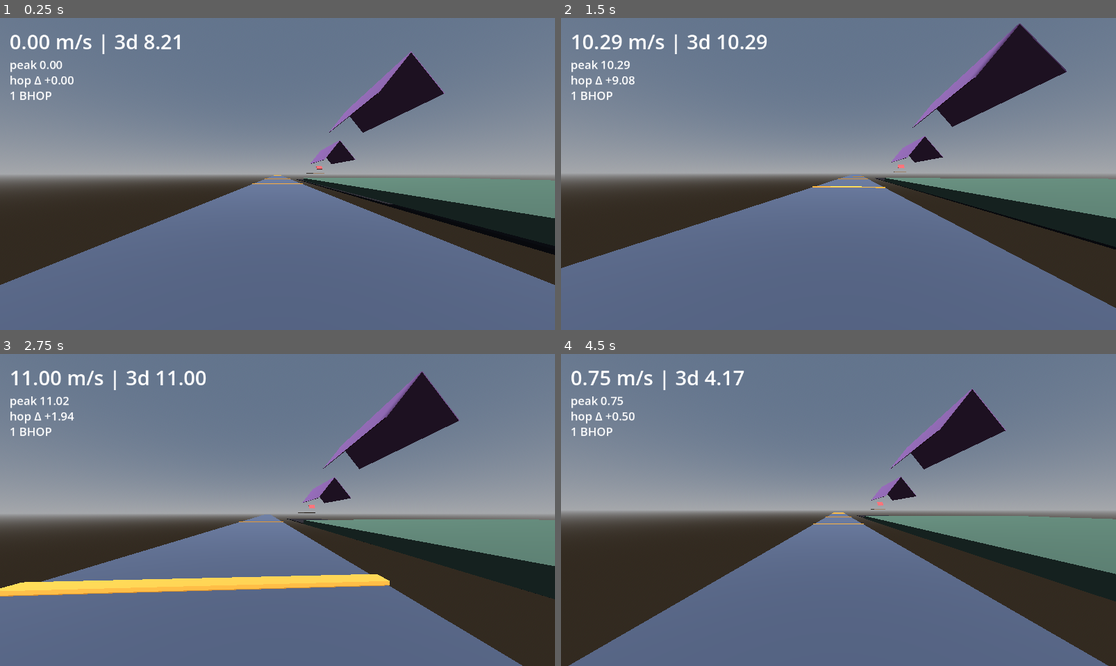
Above: before the commit, frames 1-4 (two rows, left to right).
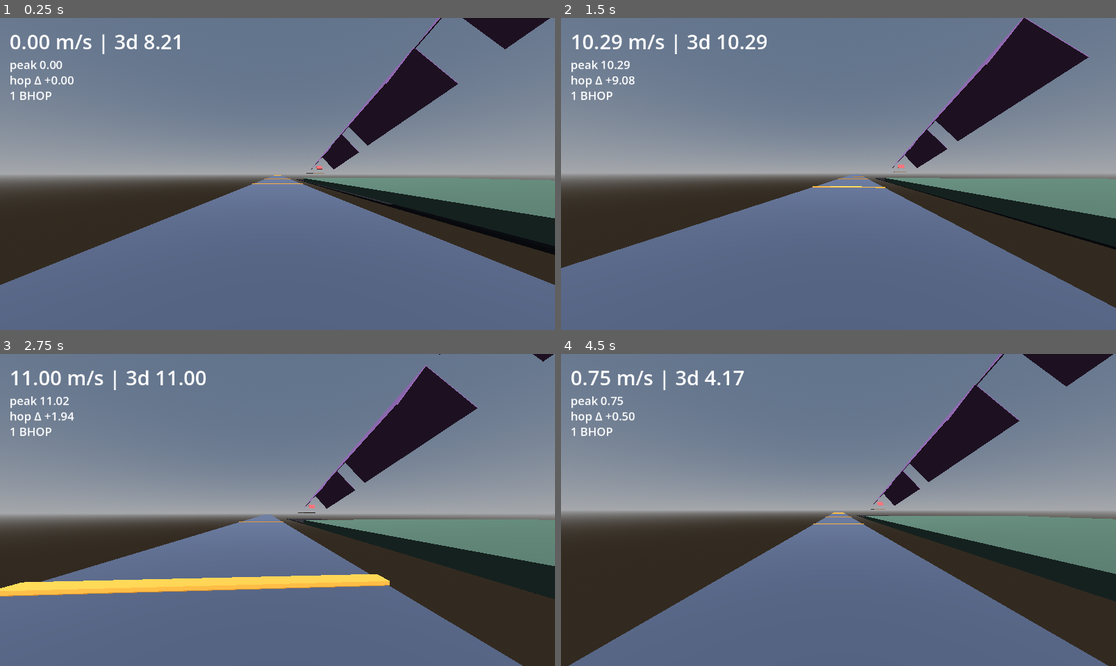
Above: after the commit, the same moments.

Repository: Crawford-Young/what-is-dark
Game: Godot game, scene res://scenes/momentum_lab.tscn
The game is run twice, just before and just after one commit, with the same random seed, the same clock (stepped at 60 frames per second) and the same inputs. This scene is started directly instead of the project's main scene.
Inputs (mouse positions are in pixels of both pictures, inside the frame that each line leads up to):
- Up to frame 1 (0.25 s): no input
- Up to frame 2 (1.5 s): tap Enter at 0.5 s; move the mouse to (866, 174) at 0.52 s; hold Q (glance) 0.53-1.28 s; hold W (move_forward) from 0.53 s (still down); click (866, 174) at 0.67 s; tap Space (jump) at 0.77 s; move the mouse to (810, 174) at 1.27 s; tap Shift at 1.35 s
- Up to frame 3 (2.75 s): keep holding W (move_forward); tap Space (jump) at 1.52 s; move the mouse to (288, 503) at 2.02 s; tap Alt at 2.1 s
- Up to frame 4 (4.5 s): keep holding W (move_forward); move the mouse to (832, 516) at 2.77 s; tap Ctrl at 2.85 s; click (832, 516) at 2.92 s; tap Space (jump) at 3.02, 3.77 s; move the mouse to (877, 513) at 3.52 s; tap R at 3.6 s; move the mouse to (794, 506) at 4.27 s; tap 1 at 4.35 s

The runs differ from the first frame. In frame 1, 2.3% of the frame differs, in the area x 55-100%, y 0-49%; in frame 2, 2.3%; in frame 3, 2.0%; in frame 4, 2.3%.

Commit message:
feat: pitch surf spines 12deg for forward-speed gain while holding into the wall
Co-Authored-By: Claude Fable 5 <noreply@anthropic.com>

Diff:
--- a/scripts/momentum_lab.gd
+++ b/scripts/momentum_lab.gd
@@ -5,10 +5,12 @@
 const STATIONS := [
 	{"label": "1 BHOP", "spawn": Vector3(0, 1.0, 5.0)},
 	{"label": "2 STRAFE", "spawn": Vector3(40, 1.0, 0.0)},
-	{"label": "3 SURF", "spawn": Vector3(90, 119.5, 24)},
+	{"label": "3 SURF", "spawn": Vector3(90, 113.5, 24)},
 ]
 const SURF_RAMP_ANGLE := 51.34  ## Momentum Mod 5:4-slope community build standard; descending
 ## stage — real surf maps never touch anything flat, speed comes from the descent itself
+const SPINE_PITCH := 12.0  ## descending-rail pitch; forward along-spine gravity gain =
+## g*sin(12) ≈ 7.3 m/s²
 const KICKER_ANGLE := 50.0  ## up-kicker face angle (separate from the ramp angle); dot(UP) =
 ## cos(50) ≈ 0.643 < 0.7 — steep enough to launch, not walk
 
@@ -83,21 +85,23 @@
 
 
 func _build_surf_run() -> void:
-	# Utopia-style descending stage: 3 ramps ridden on their OUTER faces (peak-pair convention),
-	# each lower than the last, with 20 m air-transfer gaps between them — the descent itself is
-	# the speed source, nothing flat is ever touched until the final pit/landing.
-	# Scaled up for a higher speed ceiling (physics/control constants untouched — geometry only).
-	# Faces widened 20 m -> 36 m (hw 10 -> 18) for a longer descent per ramp; bottom-edge chain
-	# and transfer relation preserved (next peak = previous bottom edge - 5.5, same 20 m gaps).
-	# Start platform: top y 118.5; player runs off -z edge onto ramp 1's peak region (peak_y 117.53, z 20).
-	_add_box(Vector3(90, 118.0, 26), Vector3(8, 1, 8), 0.0, Color(0.5, 0.4, 0.3))
-	# Ramp 1: peak_y 117.53, z span 20..-80. Bottom edges y ≈ 89.41 at x ≈ 90±22.49.
-	_ramp_pair(-30.0, SURF_RAMP_ANGLE, 117.53, 18.0, 100.0)
-	# Ramp 2: peak_y 83.91, z span -100..-200 (20 m transfer gap after R1). Bottom edges y ≈ 55.80.
-	_ramp_pair(-150.0, SURF_RAMP_ANGLE, 83.91, 18.0, 100.0)
-	# Ramp 3: peak_y 50.30, z span -220..-320 (20 m transfer gap after R2). Bottom edges y ≈ 22.18
-	# (R3 bottom edge preserved from the pre-widen stage so the kicker/landing chain is untouched).
-	_ramp_pair(-270.0, SURF_RAMP_ANGLE, 50.30, 18.0, 100.0)
+	# Utopia-style descending stage: 3 rail-pitched ramps, each lower than the last, with 20 m
+	# world-z air-transfer gaps between them. Every spine pitches SPINE_PITCH down along -z (a
+	# compound X+Z rotation per panel: Z-roll gives the two-sided ramp cross-section, X-pitch
+	# tilts the whole rolled rail) so gravity feeds FORWARD speed along the direction of travel,
+	# orthogonal to an into-hill A/D hold — holding lateral position and gaining speed coexist.
+	# Transfers are now end-of-rail forward flights (fly off the low/-z end into the next ramp's
+	# start), not lateral fall-off through a face's bottom edge.
+	# Start platform: top y 112.5; player runs off -z edge onto R1's start peak (90, 111.50, 20).
+	_add_box(Vector3(90, 112.0, 26), Vector3(8, 1, 8), 0.0, Color(0.5, 0.4, 0.3))
+	# Ramp 1: peak line start (90,111.50,20) -> end (90,90.71,-77.81); peak mid (90,101.105,-28.905).
+	_ramp_pair(-28.905, SURF_RAMP_ANGLE, 101.105, 18.0, 100.0)
+	# Ramp 2: peak line start (90,85.21,-97.81) -> end (90,64.42,-195.62) (20 m gap after R1);
+	# peak mid (90,74.815,-146.715). Start peak = R1's end peak - 5.5 (transfer relation preserved).
+	_ramp_pair(-146.715, SURF_RAMP_ANGLE, 74.815, 18.0, 100.0)
+	# Ramp 3: peak line start (90,58.92,-215.62) -> end (90,38.13,-313.43) (20 m gap after R2);
+	# peak mid (90,48.525,-264.525). Start peak = R2's end peak - 5.5.
+	_ramp_pair(-264.525, SURF_RAMP_ANGLE, 48.525, 18.0, 100.0)
 	# Up-kicker: raised + moved close to R3's exit (only 8 m past it, was 36 m) so mid-speed riders
 	# arrive shallow, not near-perpendicular -- clip retention depends on how parallel the arrival
 	# is to the face, not just landing inside the band (see report's post-clip energy table).
@@ -114,20 +118,48 @@
 	_add_box(Vector3(90, -12.5, -190), Vector3(80, 1, 480), 0.0, Color(0.08, 0.06, 0.08))
 
 
-func _ramp_pair(z_center: float, angle_deg: float, peak_y: float, half_width: float, length: float) -> void:
+## peak_mid_z/peak_mid_y are the world coordinates of the peak LINE's midpoint (x=90); each
+## panel's spine pitches SPINE_PITCH down along -z, so the peak-to-center offset picks up a
+## z-component (hw*sin(a)*sin(phi)) alongside the usual x/y roll offset.
+func _ramp_pair(peak_mid_z: float, angle_deg: float, peak_mid_y: float, half_width: float, length: float) -> void:
 	var a := deg_to_rad(angle_deg)
+	var phi := deg_to_rad(SPINE_PITCH)
 	for side in [-1.0, 1.0]:
 		var center := Vector3(
 			90.0 + side * half_width * cos(a),
-			peak_y - half_width * sin(a),
-			z_center)
-		_add_box(center, Vector3(half_width * 2.0, 0.5, length), -side * angle_deg, Color(0.45, 0.3, 0.5))
+			peak_mid_y - half_width * sin(a) * cos(phi),
+			peak_mid_z + half_width * sin(a) * sin(phi))
+		_add_box_xz(center, Vector3(half_width * 2.0, 0.5, length),
+			-SPINE_PITCH, -side * angle_deg, Color(0.45, 0.3, 0.5))
 
 
 func _add_box_x(pos: Vector3, size: Vector3, rot_x_deg: float, color: Color) -> void:
 	var body := StaticBody3D.new()
 	body.position = pos
 	body.rotation.x = deg_to_rad(rot_x_deg)
+	var col := CollisionShape3D.new()
+	var shape := BoxShape3D.new()
+	shape.size = size
+	col.shape = shape
+	body.add_child(col)
+	var mesh := MeshInstance3D.new()
+	var box := BoxMesh.new()
+	box.size = size
+	var mat := StandardMaterial3D.new()
+	mat.albedo_color = color
+	box.material = mat
+	mesh.mesh = box
+	body.add_child(mesh)
+	$Geometry.add_child(body)
+
+
+## Compound X+Z rotation builder (Godot's default Euler order YXZ ⇒ Basis = Rx*Rz applied to a
+## local vector — Z (face roll) applies first, then X (whole-rail pitch)). Used for pitched
+## surf-ramp panels; kept separate from _add_box/_add_box_x so those two stay byte-identical.
+func _add_box_xz(pos: Vector3, size: Vector3, rot_x_deg: float, rot_z_deg: float, color: Color) -> void:
+	var body := StaticBody3D.new()
+	body.position = pos
+	body.rotation = Vector3(deg_to_rad(rot_x_deg), 0.0, deg_to_rad(rot_z_deg))
 	var col := CollisionShape3D.new()
 	var shape := BoxShape3D.new()
 	shape.size = size
